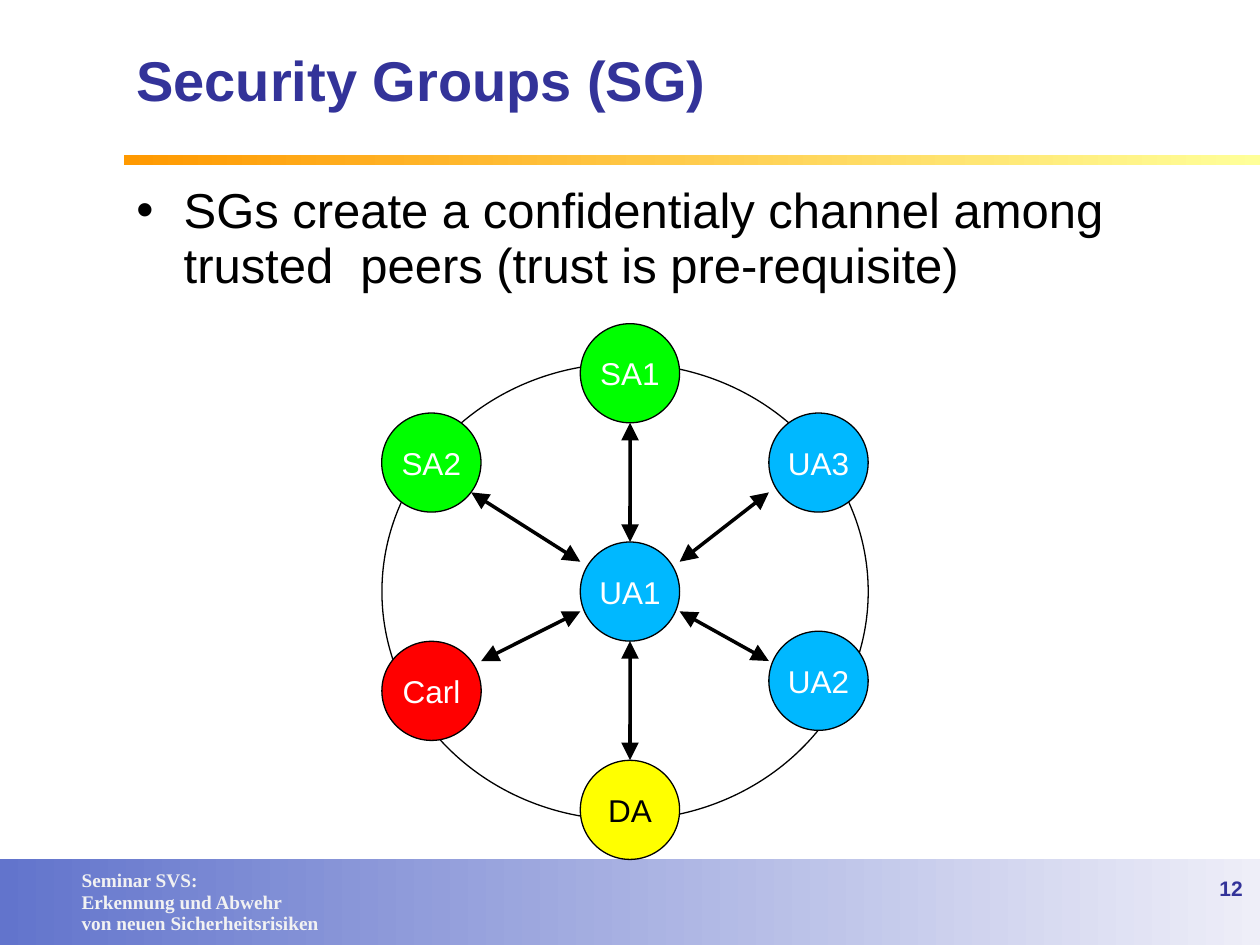
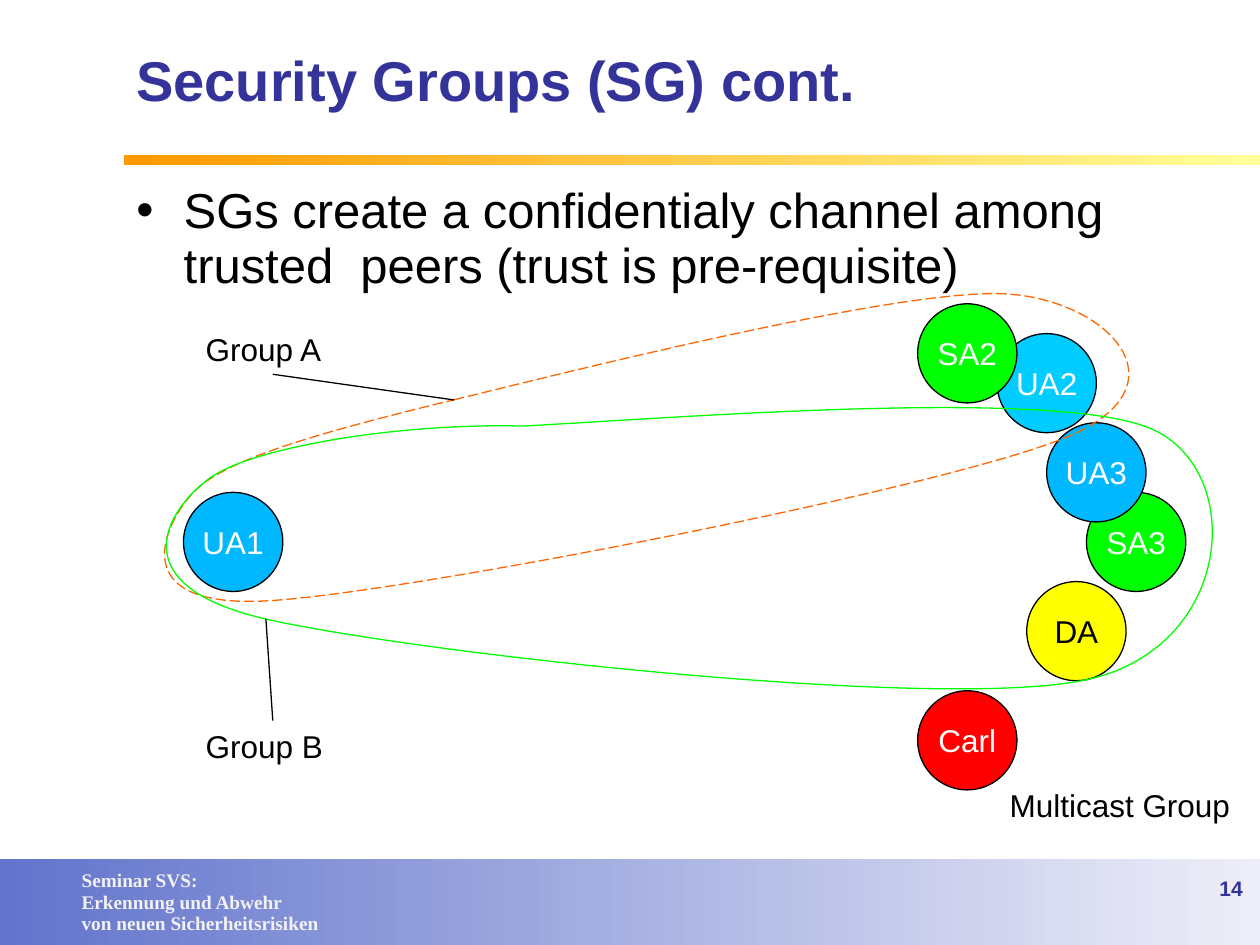
Before and after one commit to lemmy/SecuredSLP, a slide deck: slide 14 of doc/Service Discovery in open networks.ppt (slide 12 before the commit). Drawn at 1260x945 pixels with LibreOffice and Linux fonts; fonts in the diff are those of the drawing; background and template pictures are left out. Boxes give left, top, right and bottom in pixels: in the first picture for what was removed or moved away, otherwise in the second. Text is boxed around its words. In the diff, an @@ line names an element or a change of style, - is before the commit and + after.

Commit message:
finalized security groups

```diff
--- a/doc/Service Discovery in open networks.ppt
+++ b/doc/Service Discovery in open networks.ppt
@@ title at <box>136,60,855,112</box>: text changed @@
-Security Groups (SG)
+Security Groups (SG) cont.
@@ freeform shape added at <box>125,287,1189,610</box>, outline #FF6600 0.74 pt dashed @@
@@ ellipse removed at <box>581,324,680,423</box> @@
-SA1
@@ ellipse "SA2": place and size @@
-ellipse "SA2" at <box>382,413,481,513</box>
+ellipse "SA2" at <box>917,304,1017,403</box>
@@ text added at <box>206,339,321,367</box>, 18 pt, text #000000 @@
+Group A
@@ ellipse "UA2": place and size @@
-ellipse "UA2" at <box>769,631,868,731</box>
+ellipse "UA2" at <box>997,334,1096,433</box>
@@ ellipse "UA2" at <box>997,334,1096,433</box>: fill #00B8FF to #00CCFF @@
@@ freeform shape added at <box>120,387,1246,711</box>, outline #00FF00 0.74 pt @@
@@ line added from (272, 374) to (454, 399), #000000 0.74 pt @@
@@ ellipse removed at <box>382,363,868,819</box> @@
@@ double arrow removed from (630, 542) to (630, 423) @@
@@ ellipse "UA3": place and size @@
-ellipse "UA3" at <box>769,413,868,513</box>
+ellipse "UA3" at <box>1047,423,1147,523</box>
@@ ellipse "UA1": place and size @@
-ellipse "UA1" at <box>581,542,680,641</box>
+ellipse "UA1" at <box>184,493,284,592</box>
@@ double arrow removed from (581, 562) to (471, 493) @@
@@ double arrow removed from (679, 562) to (769, 493) @@
@@ ellipse added at <box>1086,493,1186,592</box>, fill #00FF00, outline #000000 0.74 pt, 18 pt, text #FFFFFF @@
+SA3
@@ ellipse "DA": place and size @@
-ellipse "DA" at <box>581,760,680,859</box>
+ellipse "DA" at <box>1027,582,1126,682</box>
@@ line added from (272, 721) to (266, 619), #000000 0.74 pt @@
@@ double arrow removed from (481, 662) to (581, 611) @@
@@ double arrow removed from (769, 662) to (679, 611) @@
@@ double arrow removed from (630, 760) to (630, 641) @@
@@ ellipse "Carl": place and size @@
-ellipse "Carl" at <box>382,641,481,741</box>
+ellipse "Carl" at <box>917,690,1017,790</box>
@@ text added at <box>206,736,323,764</box>, 18 pt, text #000000 @@
+Group B
@@ text added at <box>1010,794,1231,823</box>, 18 pt, text #000000 @@
+Multicast Group
@@ page number at <box>1219,881,1242,896</box>: text changed @@
-12
+14
```
Also in this commit, not shown: 5 other slides changed, 1 slide added.
